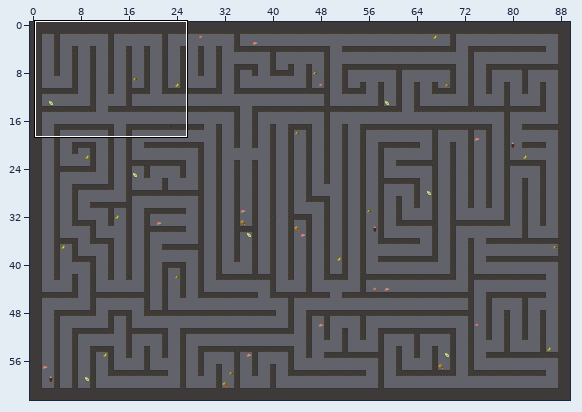
A Tiled map gets an edit: android/assets/tilemaps/philadelphia/maze.tmx. Above: a wide view before the commit, with the close-up outlined.
Close-up. Before the commit:
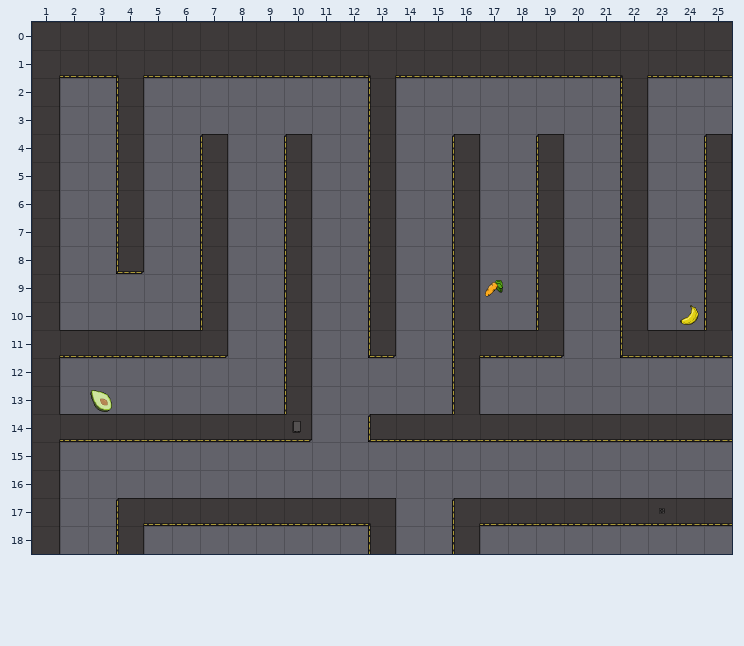
Cells are 64x64 px. Shown: x 1..25, y 0..18. The commit also changed other parts of the map, which this record leaves out.
The same view after the edit:
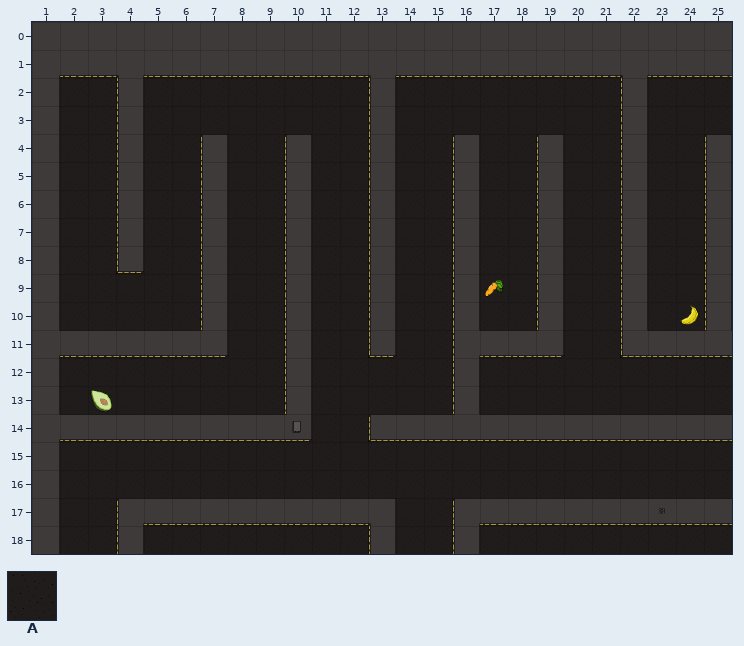
Key: from "nytilet": A 22.
_ is an empty cell.
Tiles of an added or newly shown layer are drawn over the layers below it.
What changed:
Layer "ground" (now shown):
There is now tile A in rows 2 to 3 at x 2 to 3, 5 to 12, 14 to 21 and 23 to 25; in rows 4 to 8 at x 2 to 3, 5 to 6, 8 to 9, 11 to 12, 14 to 15, 17 to 18, 20 to 21 and 23 to 24; in rows 9 to 10 at x 2 to 6, 8 to 9, 11 to 12, 14 to 15, 17 to 18, 20 to 21 and 23 to 24; in row 11 at x 8 to 9, 11 to 12, 14 to 15 and 20 to 21; in rows 12 to 13 at x 2 to 9, 11 to 15 and 17 to 25; in row 14 at x 11 to 12.
There is now tile A in rows 15 to 16 at x 2 to 25; in row 17 at x 2 to 3 and 14 to 15; in row 18 at x 2 to 3, 5 to 12, 14 to 15 and 17 to 25.
